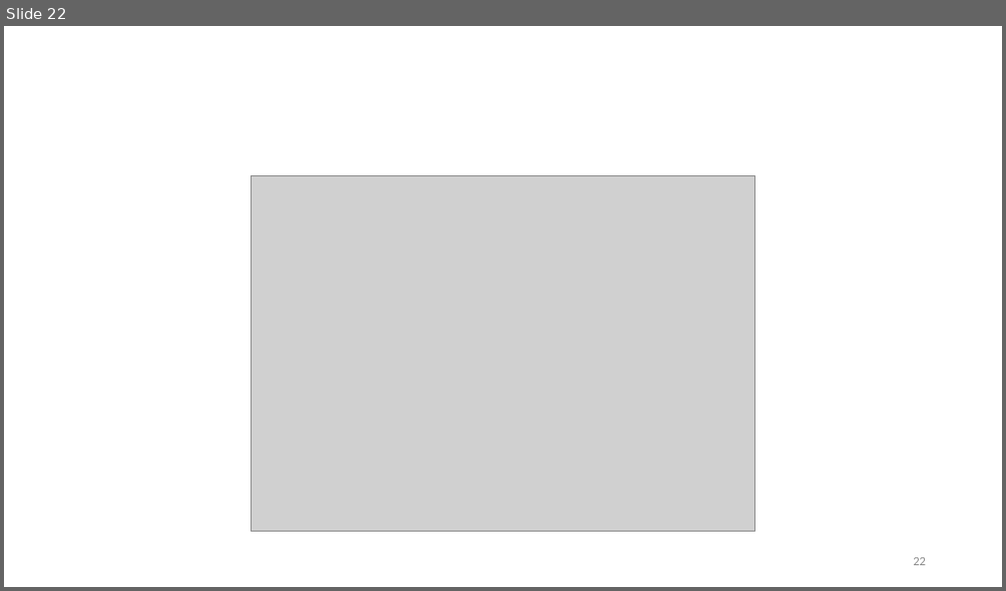
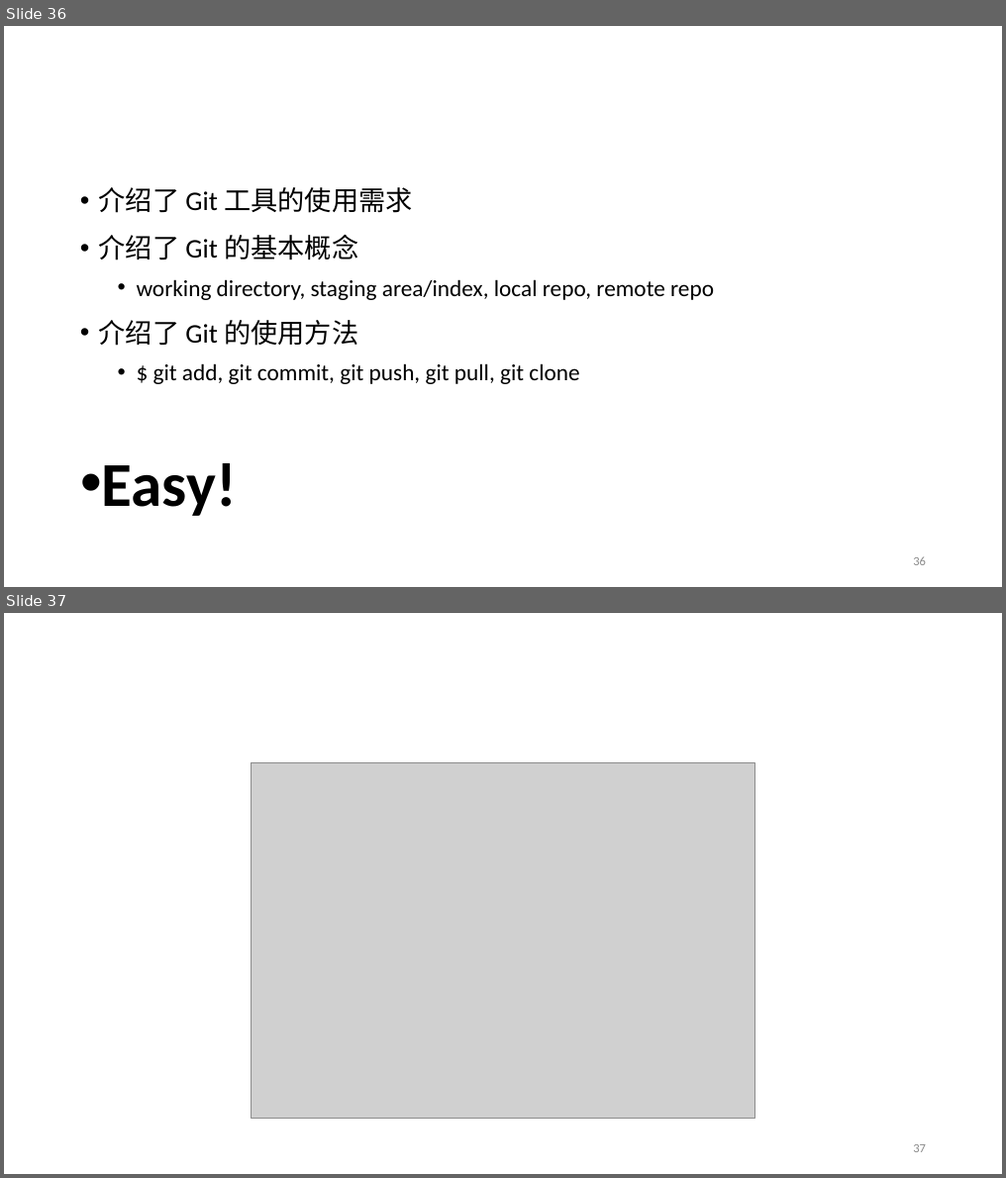
Before and after one commit to fantasysee/Git4Beginners_ICAIS, a slide deck: Git_Tutorial_ICAIS.pptx. Shown one above the other, each under a label of ours: slide 22 before the commit, slides 36 and 37 after it. The pictures are 1006x591 and 1006x1178 pixels, drawn with LibreOffice and Linux fonts; fonts in the diff are those of the drawing; grey boxes stand for pictures; background and template pictures are left out. Boxes give left, top, right and bottom in pixels: in the first picture for what was removed or moved away, otherwise in the second. Text is boxed around its words. In the diff, an @@ line names an element or a change of style, - is before the commit and + after.

```diff
--- a/Git_Tutorial_ICAIS.pptx
+++ b/Git_Tutorial_ICAIS.pptx
@@ slide 36 added at [4,26,1002,587], background #FFFFFF @@
@@ title added at [291,48,762,82], 44 pt, text #FFFFFF, bold @@
+Takeaways
@@ text added at [99,187,714,516], 22.2 pt, text #000000 @@
+• 介绍了 Git 工具的使用需求
+• 介绍了 Git 的基本概念
+  • working directory, staging area/index, local repo, remote repo
+• 介绍了 Git 的使用方法
+  • $ git add, git commit, git push, git pull, git clone
+• Easy!
@@ page number added at [913,557,926,566], 12 pt, text #8C8C8C @@
+36
@@ what was slide 22 is now slide 37 @@
@@ page number at [913,1145,926,1153]: text changed @@
-22
+37
```
Also in this commit, not shown: 7 slides changed, 14 other slides added, 6 other files.
